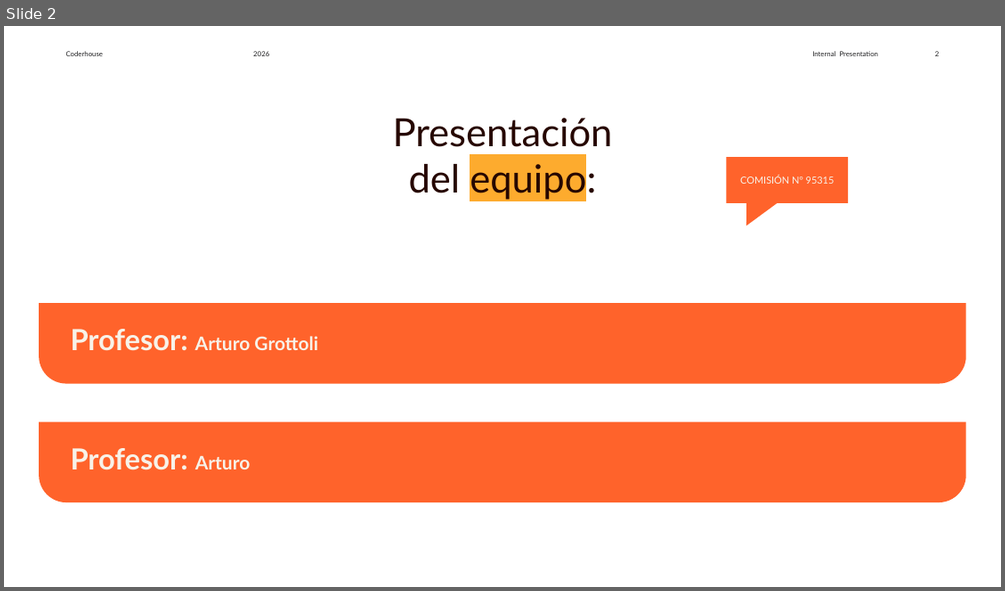
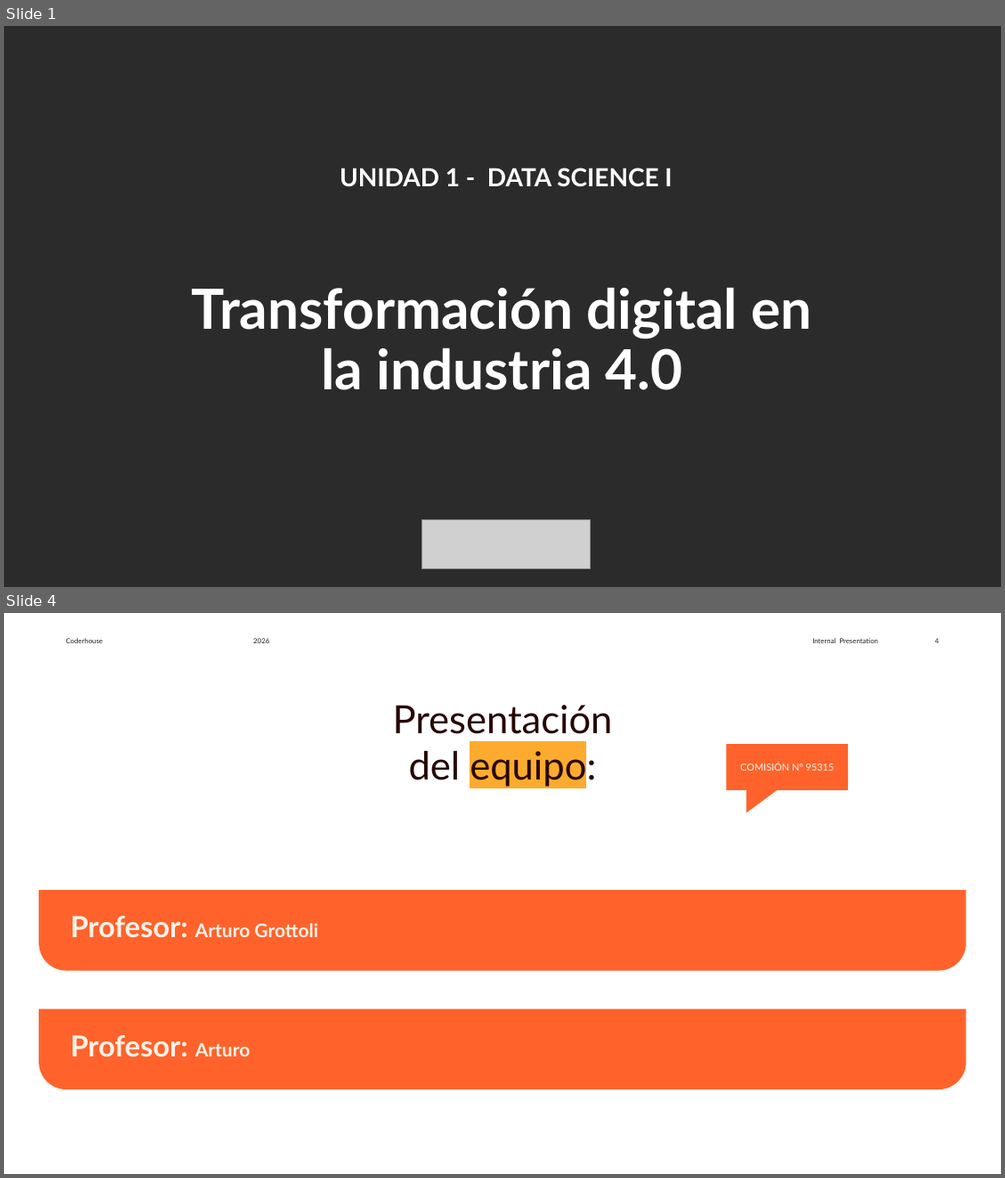
Before and after one commit to Arturogrottoli/data-Science-1, a slide deck: Clase01/Unidad 1 Transformacion Digital en la Industria 4.0.pptx. Shown one above the other, each under a label of ours: slide 2 before the commit, slides 1 and 4 after it; the slides between them are not shown. The pictures are 1005x591 and 1005x1178 pixels, drawn with LibreOffice and Linux fonts; fonts in the diff are those of the drawing; grey boxes stand for pictures; background and template pictures are left out; a plain dark background stands for a picture behind light text. Boxes give left, top, right and bottom in pixels: in the first picture for what was removed or moved away, otherwise in the second. Text is boxed around its words. In the diff, an @@ line names an element or a change of style, - is before the commit and + after.

```diff
--- a/Clase01/Unidad 1 Transformacion Digital en la Industria 4.0.pptx
+++ b/Clase01/Unidad 1 Transformacion Digital en la Industria 4.0.pptx
@@ slide 1 added at (x1=4, y1=26, x2=1001, y2=587), background picture (left out) @@
@@ text added at (x1=340, y1=168, x2=672, y2=187), 24 pt, text #FFFFFF, bold @@
+UNIDAD 1 - DATA SCIENCE I
@@ text added at (x1=192, y1=288, x2=811, y2=390), 53.3 pt, text #FFFFFF, bold @@
+Transformación digital en la industria 4.0
@@ picture added at (x1=422, y1=520, x2=591, y2=569) @@
@@ what was slide 2 is now slide 4 @@
```
Also in this commit, not shown: 2 other slides added, 1 slide removed, 1 other file.
